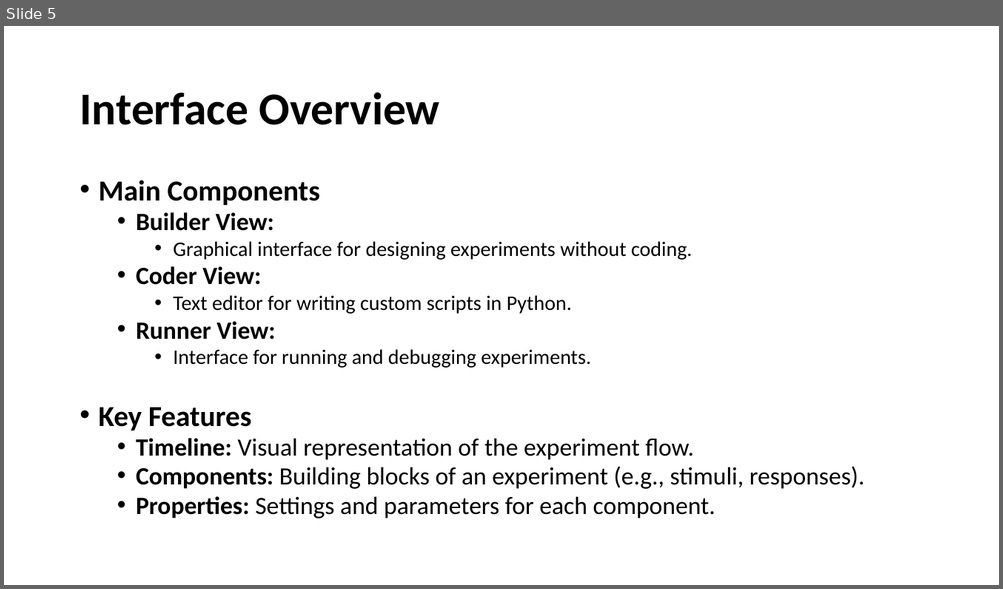
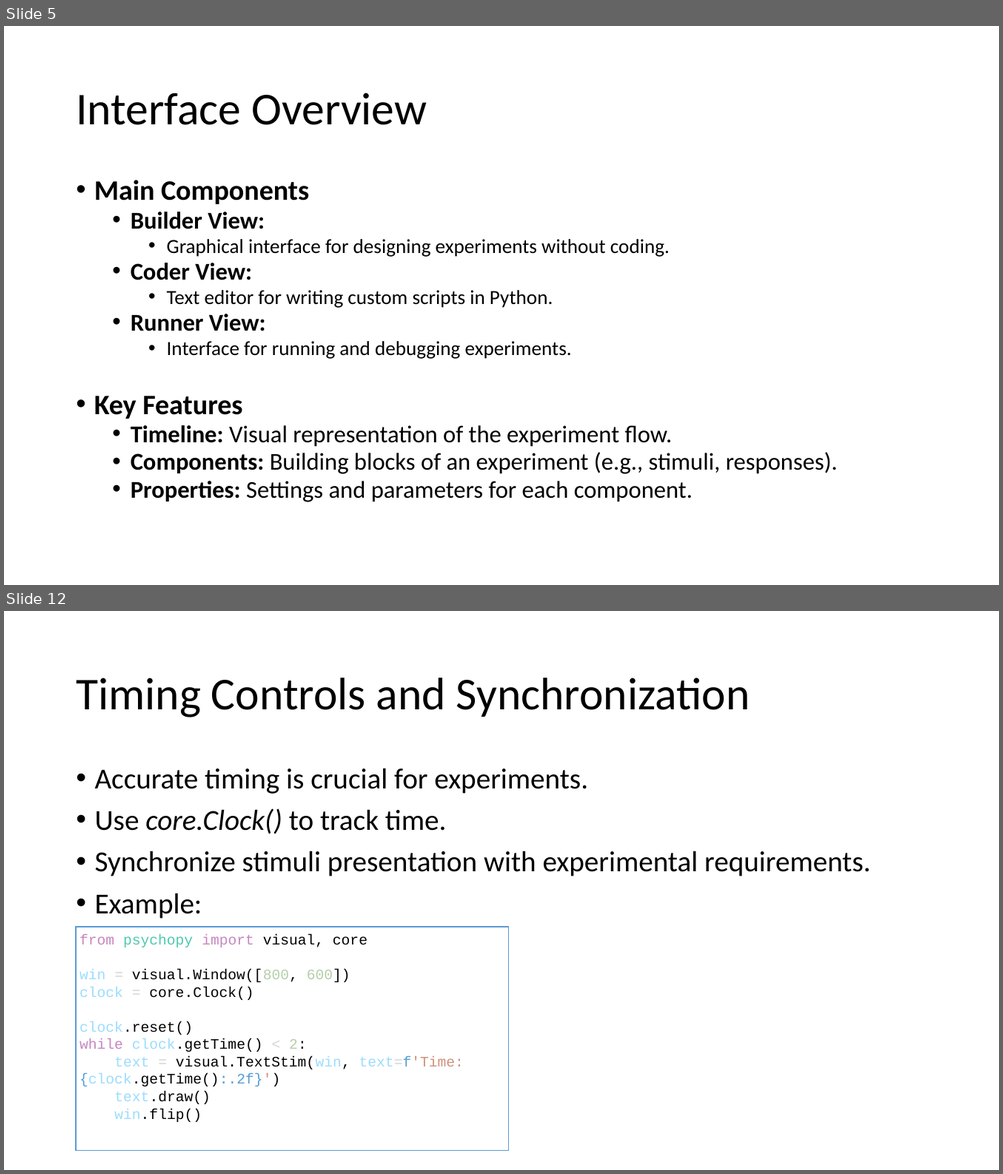
Before and after one commit to caggursoy/PsychoPy-Intro-Course, a slide deck: intro-psychopy/part2.pptx. Shown one above the other, each under a label of ours: slide 5 before the commit, slides 5 and 12 after it; the slides between them are not shown. The pictures are 1003x589 and 1003x1174 pixels, drawn with LibreOffice and Linux fonts; fonts in the diff are those of the drawing. Boxes give left, top, right and bottom in pixels: in the first picture for what was removed or moved away, otherwise in the second. Text is boxed around its words. In the diff, an @@ line names an element or a change of style, - is before the commit and + after.

```diff
--- a/intro-psychopy/part2.pptx
+++ b/intro-psychopy/part2.pptx
@@ slide 12 added at (4, 611, 999, 1170), background #FFFFFF @@
@@ title added at (76, 678, 750, 718), 44 pt, text #000000 @@
+Timing Controls and Synchronization
@@ text added at (95, 768, 871, 919), 28 pt, text #000000 @@
+• Accurate timing is crucial for experiments.
+• Use core.Clock() to track time.
+• Synchronize stimuli presentation with experimental requirements.
+• Example:
@@ rectangle added at (76, 927, 509, 1151), fill #FFFFFF, outline #5B9BD5 1 pt, 14 pt, text #000000 @@
+from psychopy import visual, core
+win = visual.Window([800, 600])
+clock = core.Clock()
+clock.reset()
+while clock.getTime() < 2:
+text = visual.TextStim(win, text=f'Time: {clock.getTime():.2f}')
+text.draw()
+win.flip()
@@ slide 5 changed as well @@
@@ title "Interface Overview" at (76, 93, 427, 125): bold off @@
@@ text "Main Components" at (94, 180, 837, 503): size 28 to 27.2 pt in "Main Components", "Key Features"; size 24 to 23.3 pt in "Builder View:", "Coder View:", "Runner View:", "Timeline: Visual representation of the experiment flow." and 2 more places; size 20 to 19.4 pt in "Graphical interface for designing experiments without coding ...", "Text editor for writing custom scripts in ...", "Interface for running and debugging experiments."; indent changed; line spacing 0.8 to 0.81; less space between paragraphs @@
```
Also in this commit, not shown: 6 other slides changed, 12 other slides added, 1 other file.
